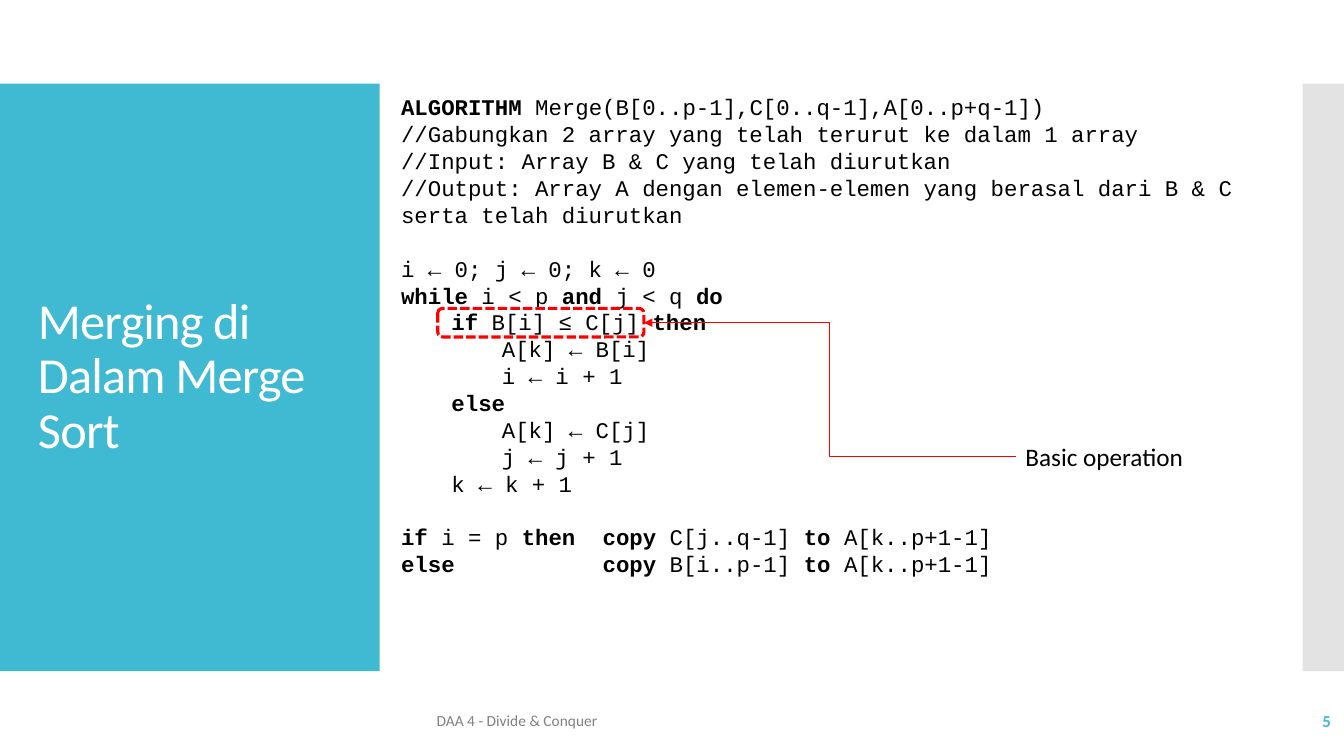
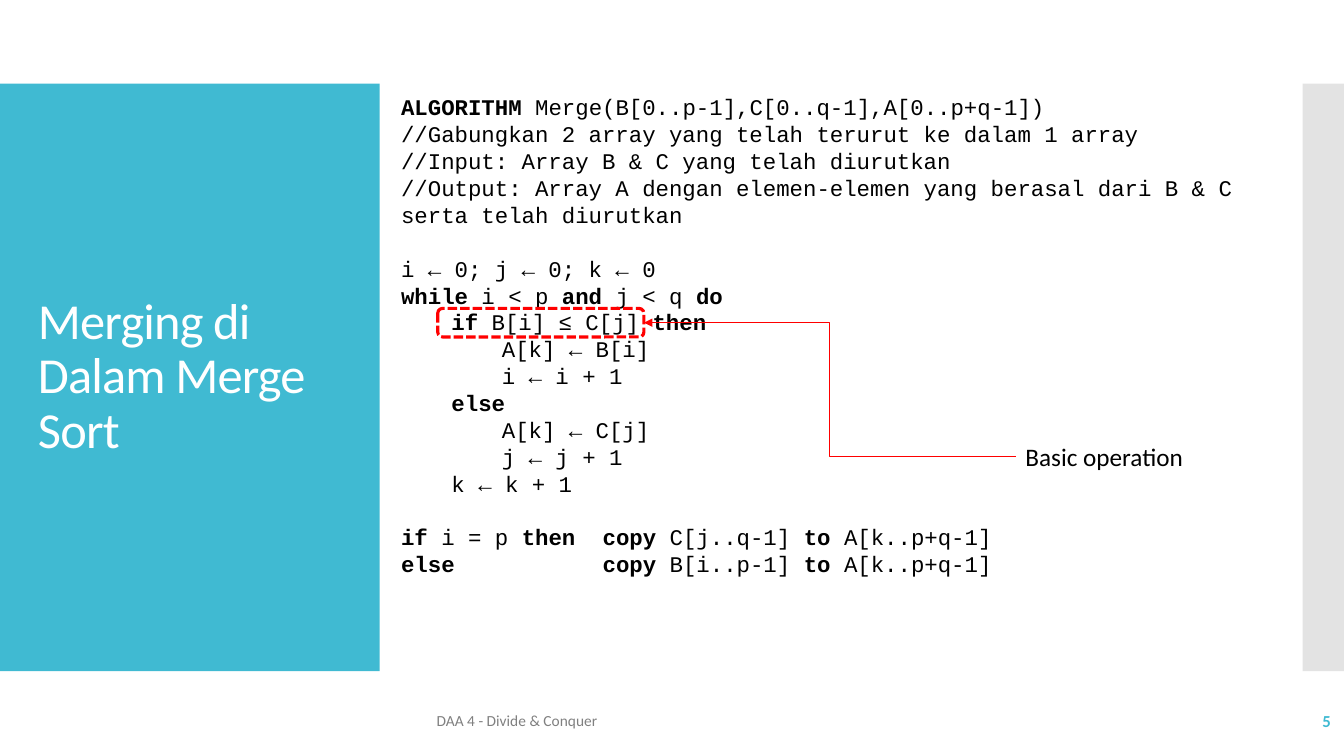
Before and after one commit to ksatria/MK-DAA, a slide deck: slide 5 of PPT/DAA 4 - Divide and Conquer.pptx. Drawn at 1344x756 pixels with LibreOffice and Linux fonts; fonts in the diff are those of the drawing. Boxes give left, top, right and bottom in pixels: in the first picture for what was removed or moved away, otherwise in the second. Text is boxed around its words. In the diff, an @@ line names an element or a change of style, - is before the commit and + after.

Commit message:
Update PPT 4

```diff
--- a/PPT/DAA 4 - Divide and Conquer.pptx
+++ b/PPT/DAA 4 - Divide and Conquer.pptx
@@ text at [401, 529, 991, 577]: text changed @@
-if i = p then copy C[j..q-1] to A[k..p+1-1]
-else copy B[i..p-1] to A[k..p+1-1]
+if i = p then copy C[j..q-1] to A[k..p+q-1]
+else copy B[i..p-1] to A[k..p+q-1]
```
